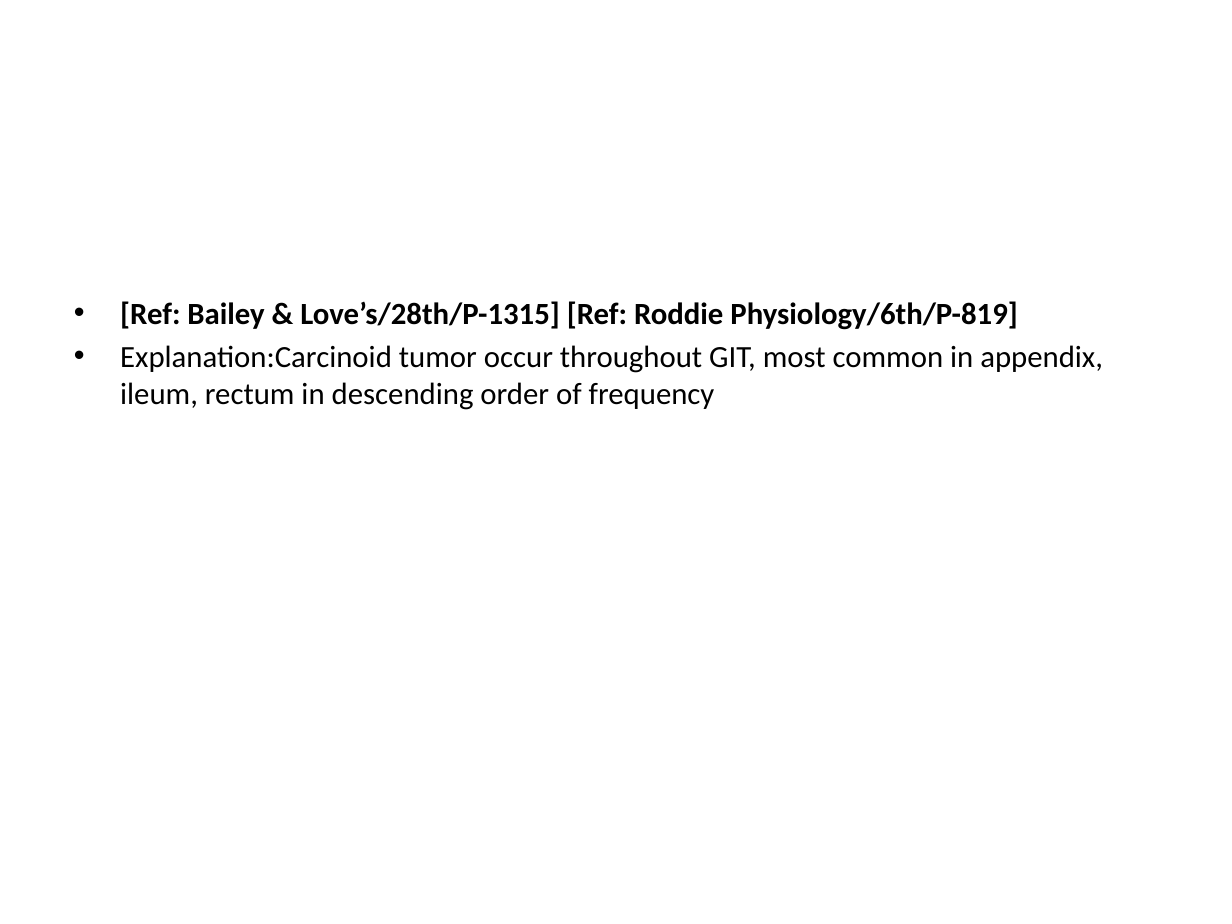
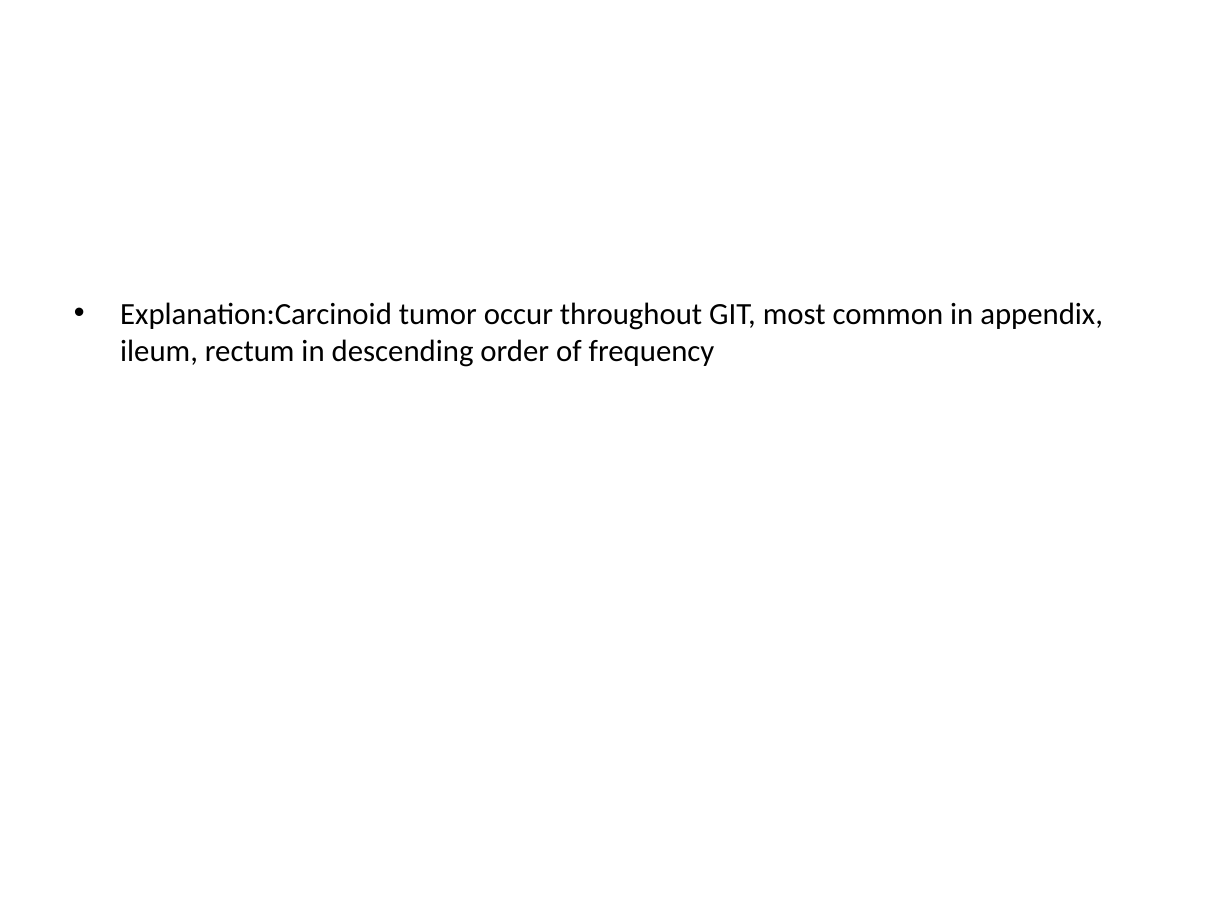
Before and after one commit to jahirulislammolla/exam_power_point, a slide deck: slide 78 of Cell_Injury___Adaptation__Inflammation___Healing___Hemodynamic_Exam__Gynae_July_25__C.pptx. Drawn at 1232x924 pixels with LibreOffice and Linux fonts; fonts in the diff are those of the drawing. Boxes give left, top, right and bottom in pixels: in the first picture for what was removed or moved away, otherwise in the second. Text is boxed around its words. In the diff, an @@ line names an element or a change of style, - is before the commit and + after.

```diff
--- a/Cell_Injury___Adaptation__Inflammation___Healing___Hemodynamic_Exam__Gynae_July_25__C.pptx
+++ b/Cell_Injury___Adaptation__Inflammation___Healing___Hemodynamic_Exam__Gynae_July_25__C.pptx
@@ text at (120, 301, 1017, 330): paragraph removed @@
-• [Ref: Bailey & Love’s/28th/P-1315] [Ref: Roddie Physiology/6th/P-819]
```
Also in this commit, not shown: 90 other slides changed, 11 other files.
